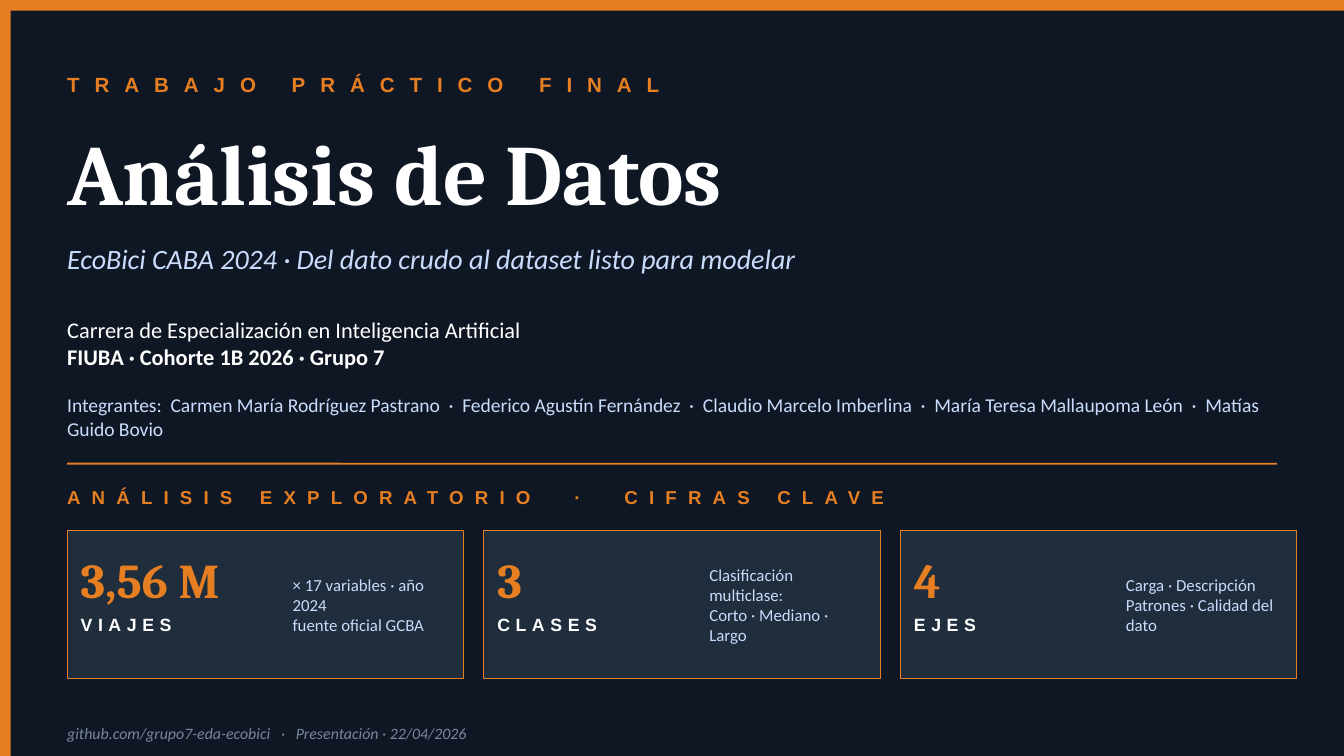
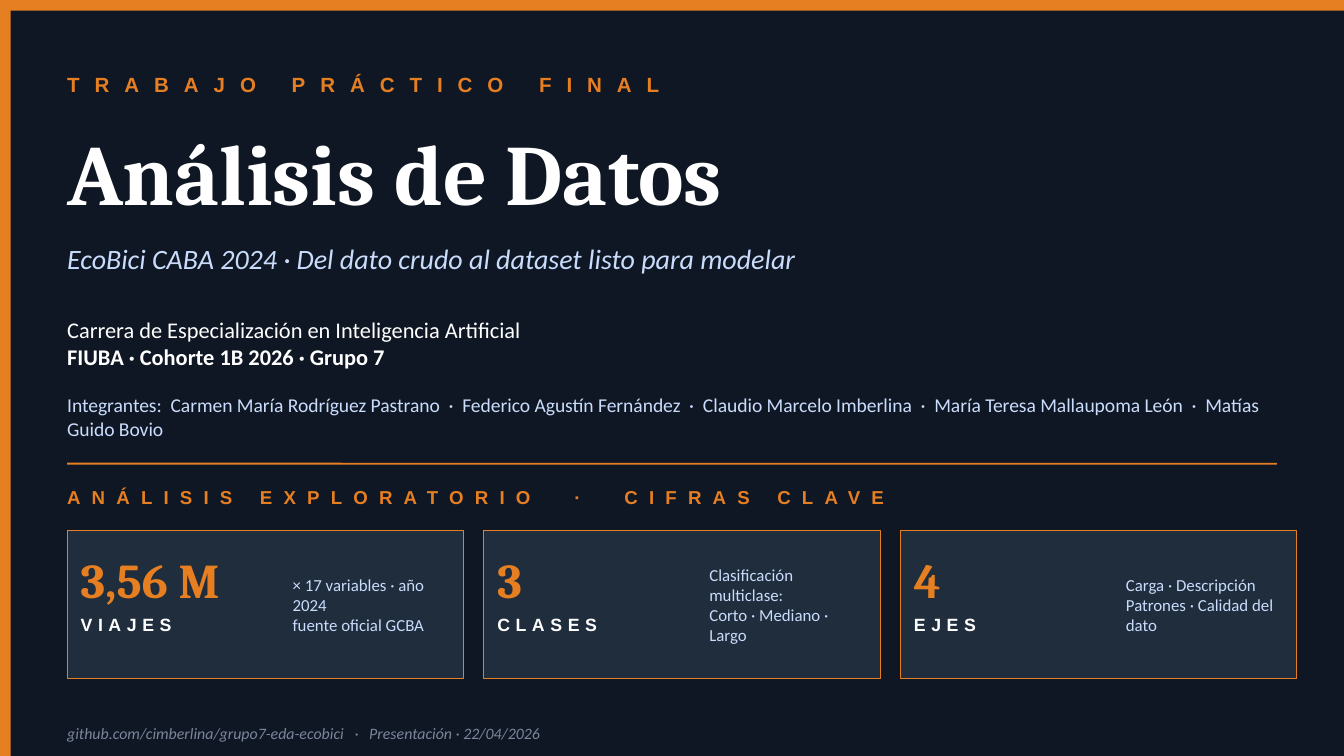
Before and after one commit to cimberlina/grupo7-eda-ecobici, a slide deck: slide 1 of presentacion/Presentacion_Grupo7_Final.pptx. Drawn at 1344x756 pixels with LibreOffice and Linux fonts; fonts in the diff are those of the drawing. Boxes give left, top, right and bottom in pixels: in the first picture for what was removed or moved away, otherwise in the second. Text is boxed around its words. In the diff, an @@ line names an element or a change of style, - is before the commit and + after.

```diff
--- a/presentacion/Presentacion_Grupo7_Final.pptx
+++ b/presentacion/Presentacion_Grupo7_Final.pptx
@@ text at bbox=[67, 728, 540, 742]: text changed @@
-github.com/grupo7-eda-ecobici · Presentación · 22/04/2026
+github.com/cimberlina/grupo7-eda-ecobici · Presentación · 22/04/2026
```
Also in this commit, not shown: 1 other slide changed, 1 other file.
